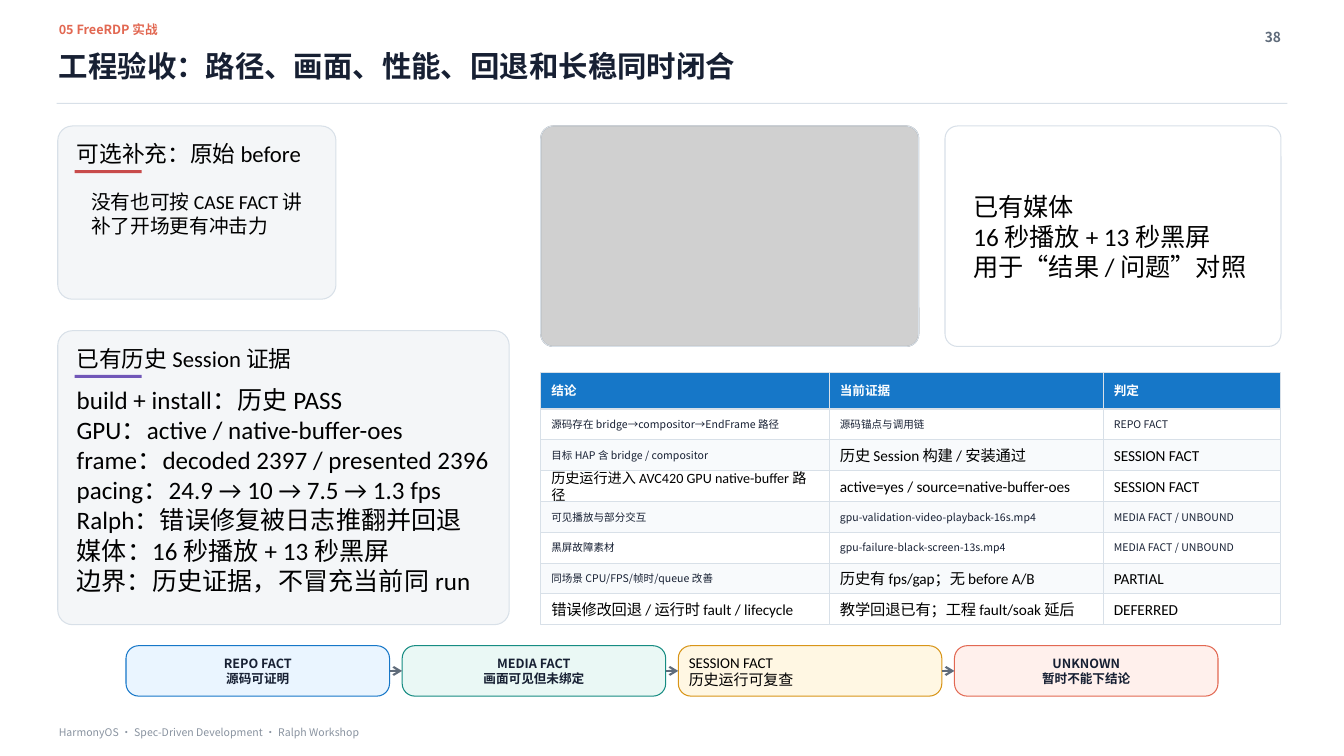
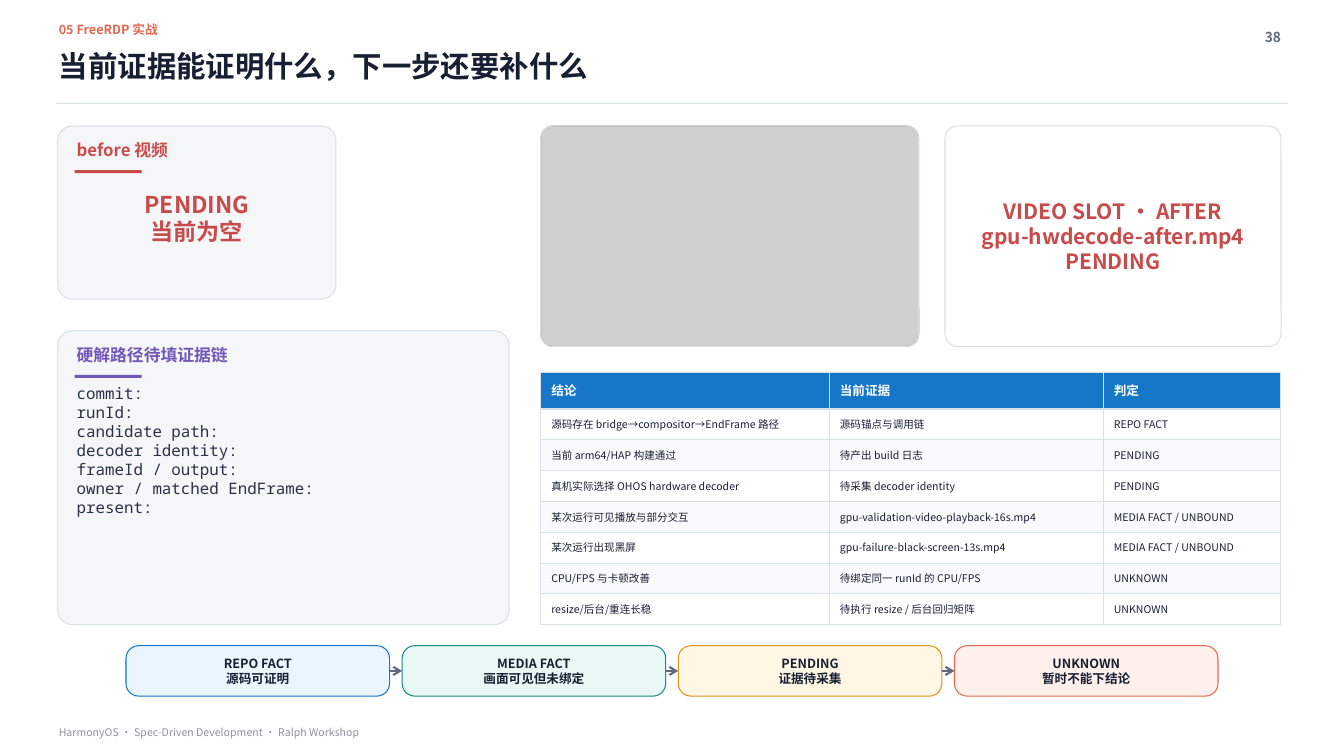
Before and after one commit to xiaomu120413/harmonyos-sdd-ralph-workshop, a slide deck: slide 38 of deliverables/HarmonyOS_SDD_Ralph_Workshop_MDM证据增强版.pptx. Drawn at 1344x756 pixels with LibreOffice and Linux fonts; fonts in the diff are those of the drawing; grey boxes stand for pictures. Boxes give left, top, right and bottom in pixels: in the first picture for what was removed or moved away, otherwise in the second. Text is boxed around its words. In the diff, an @@ line names an element or a change of style, - is before the commit and + after.

```diff
--- a/deliverables/HarmonyOS_SDD_Ralph_Workshop_MDM证据增强版.pptx
+++ b/deliverables/HarmonyOS_SDD_Ralph_Workshop_MDM证据增强版.pptx
@@ text at (59, 52, 588, 81): text changed @@
-工程验收：路径、画面、性能、回退和长稳同时闭合
+当前证据能证明什么，下一步还要补什么
@@ text at (77, 142, 168, 158): text changed; size 16.3 to 12 pt; font Calibri to Noto Sans CJK SC; text colour #000000 to #C84B4B; bold on @@
-可选补充：原始 before
+before 视频
@@ text at (145, 195, 250, 242): text changed; size 14.1 to 16.5 pt; font Calibri to Noto Sans CJK SC; text colour #000000 to #C84B4B; bold on @@
-没有也可按 CASE FACT 讲
-补了开场更有冲击力
+PENDING
+当前为空
@@ text at (982, 203, 1245, 270): text changed; size 18 to 15 pt; font Calibri to Noto Sans CJK SC; text colour #000000 to #C84B4B; bold on @@
-已有媒体
-16 秒播放 + 13 秒黑屏
-用于“结果 / 问题”对照
+VIDEO SLOT · AFTER
+gpu-hwdecode-after.mp4
+PENDING
@@ text at (77, 347, 228, 363): text changed; size 16.3 to 12 pt; font Calibri to Noto Sans CJK SC; text colour #000000 to #7157B8; bold on @@
-已有历史 Session 证据
+硬解路径待填证据链
@@ text at (77, 387, 313, 517): text changed; size 18 to 11.2 pt; font Calibri to Noto Sans Mono; text colour #000000 to #293247 @@
-build + install：历史 PASS
-GPU：active / native-buffer-oes
-frame：decoded 2397 / presented 2396
-pacing：24.9 → 10 → 7.5 → 1.3 fps
-Ralph：错误修复被日志推翻并回退
-媒体：16 秒播放 + 13 秒黑屏
-边界：历史证据，不冒充当前同 run
+commit:
+runId:
+candidate path:
+decoder identity:
+frameId / output:
+owner / matched EndFrame:
+present:
@@ text at (551, 450, 676, 461): text changed @@
-目标 HAP 含 bridge / compositor
+当前 arm64/HAP 构建通过
@@ text at (840, 450, 923, 460): text changed; size 10.8 to 7.5 pt; font Calibri to Noto Sans CJK SC; text colour #000000 to #172033 @@
-历史 Session 构建 / 安装通过
+待产出 build 日志
@@ text at (1114, 451, 1160, 459): text changed; size 10.8 to 7.5 pt; font Calibri to Noto Sans CJK SC; text colour #000000 to #172033 @@
-SESSION FACT
+PENDING
@@ text at (551, 481, 740, 491): text changed; size 10 to 7.5 pt; font Calibri to Noto Sans CJK SC; text colour #000000 to #172033 @@
-历史运行进入 AVC420 GPU native-buffer 路径
+真机实际选择 OHOS hardware decoder
@@ text at (840, 481, 955, 493): text changed; size 10.8 to 7.5 pt; font Calibri to Noto Sans CJK SC; text colour #000000 to #172033 @@
-active=yes / source=native-buffer-oes
+待采集 decoder identity
@@ text at (1114, 482, 1160, 490): text changed; size 10.8 to 7.5 pt; font Calibri to Noto Sans CJK SC; text colour #000000 to #172033 @@
-SESSION FACT
+PENDING
@@ text at (551, 512, 689, 522): text changed @@
-可见播放与部分交互
+某次运行可见播放与部分交互
@@ text at (551, 542, 636, 552): text changed @@
-黑屏故障素材
+某次运行出现黑屏
@@ text at (551, 573, 650, 584): text changed @@
-同场景 CPU/FPS/帧时/queue 改善
+CPU/FPS 与卡顿改善
@@ text at (840, 573, 981, 584): text changed; size 10.8 to 7.5 pt; font Calibri to Noto Sans CJK SC; text colour #000000 to #172033 @@
-历史有 fps/gap；无 before A/B
+待绑定同一 runId 的 CPU/FPS
@@ text at (1114, 574, 1168, 582): text changed; size 10.8 to 7.5 pt; font Calibri to Noto Sans CJK SC; text colour #000000 to #172033 @@
-PARTIAL
+UNKNOWN
@@ text at (551, 604, 651, 615): text changed; size 10.8 to 7.5 pt; font Calibri to Noto Sans CJK SC; text colour #000000 to #172033 @@
-错误修改回退 / 运行时 fault / lifecycle
+resize/后台/重连长稳
@@ text at (840, 604, 974, 614): text changed; size 10.8 to 7.5 pt; font Calibri to Noto Sans CJK SC; text colour #000000 to #172033 @@
-教学回退已有；工程 fault/soak 延后
+待执行 resize / 后台回归矩阵
@@ text at (1114, 605, 1168, 613): text changed; size 10.8 to 7.5 pt; font Calibri to Noto Sans CJK SC; text colour #000000 to #172033 @@
-DEFERRED
+UNKNOWN
@@ text at (779, 658, 842, 687): text changed; size 10.6 to 9 pt; font Calibri to Noto Sans CJK SC; text colour #000000 to #172033; bold on @@
-SESSION FACT
-历史运行可复查
+PENDING
+证据待采集
```
Also in this commit, not shown: 17 other slides changed, 20 slides added, 20 slides removed, 1 other file.
